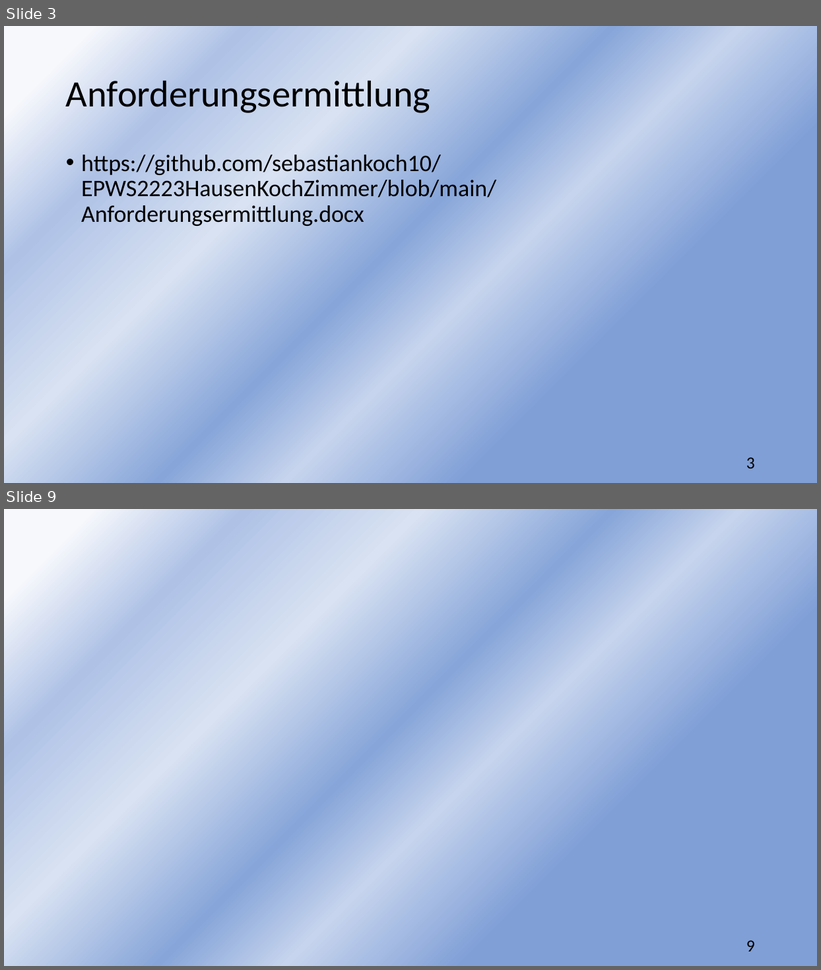
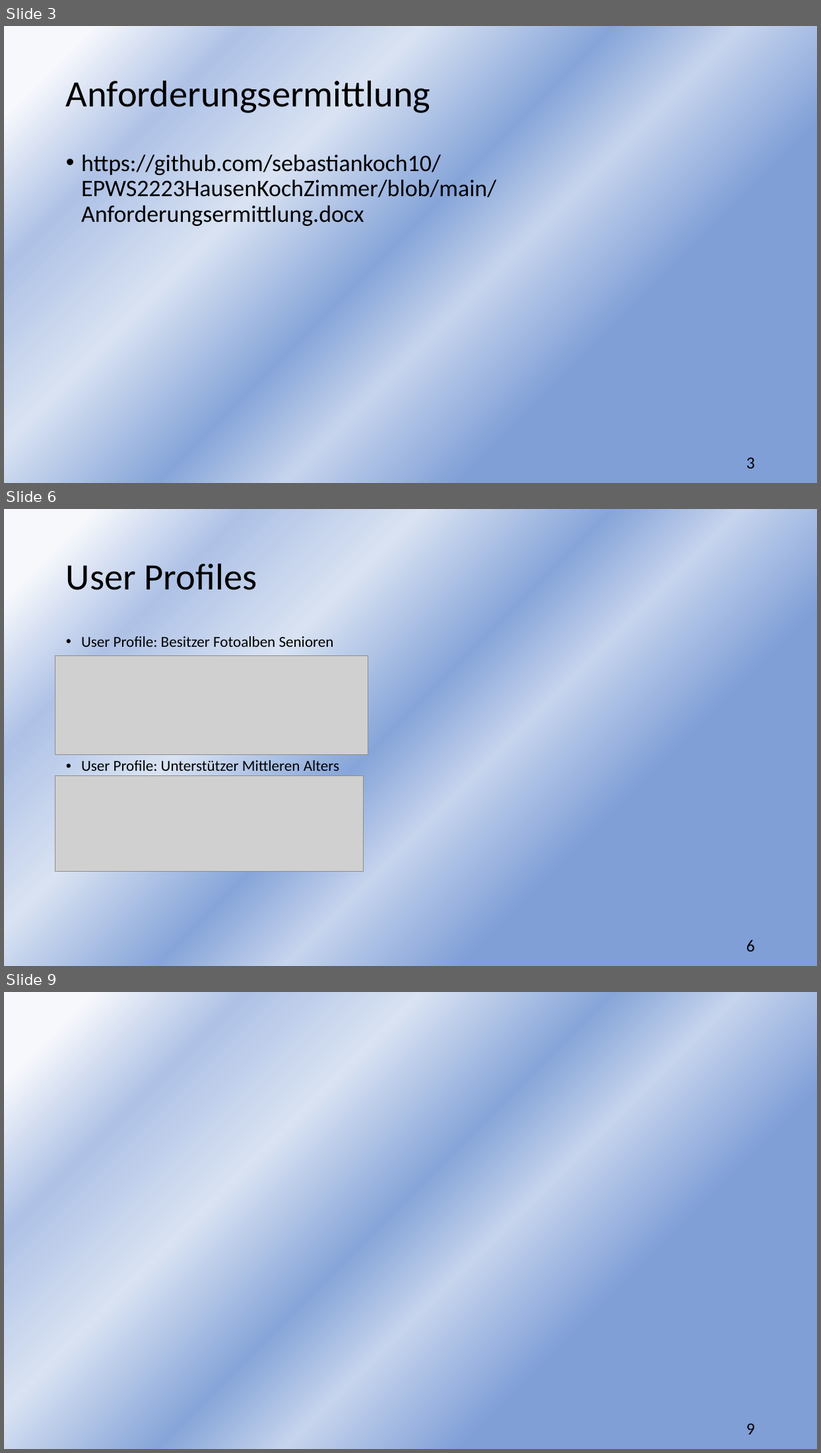
Before and after one commit to sebastiankoch10/EPWS2223HausenKochZimmer, a slide deck: EPWS2223HausenKochZimmer Audit 2.pptx. Shown one above the other, each under a label of ours: slides 3 and 9 before the commit, slides 3, 6 and 9 after it; the slides between them are not shown. The pictures are 821x970 and 821x1453 pixels, drawn with LibreOffice and Linux fonts; fonts in the diff are those of the drawing; grey boxes stand for pictures. Boxes give left, top, right and bottom in pixels: in the first picture for what was removed or moved away, otherwise in the second. Text is boxed around its words. In the diff, an @@ line names an element or a change of style, - is before the commit and + after.

```diff
--- a/EPWS2223HausenKochZimmer Audit 2.pptx
+++ b/EPWS2223HausenKochZimmer Audit 2.pptx
@@ slide 6 added at box(4, 509, 817, 966), background gradient #F6F8FC to #AFC2E6 to #D8E2F2 to #87A5D9 to #C6D4ED to #809FD7 @@
@@ title added at box(66, 563, 257, 590), 44 pt, text #000000 @@
+User Profiles
@@ text added at box(81, 636, 339, 771), 18 pt, text #000000 @@
+• User Profile: Besitzer Fotoalben Senioren
+• User Profile: Unterstützer Mittleren Alters
@@ picture added at box(55, 656, 368, 755) @@
@@ picture added at box(55, 776, 363, 872) @@
@@ page number added at box(746, 940, 755, 952), 20 pt, text #000000 @@
+6
```
Also in this commit, not shown: 1 slide changed, 4 other slides added, 5 slides removed, 4 other files.
